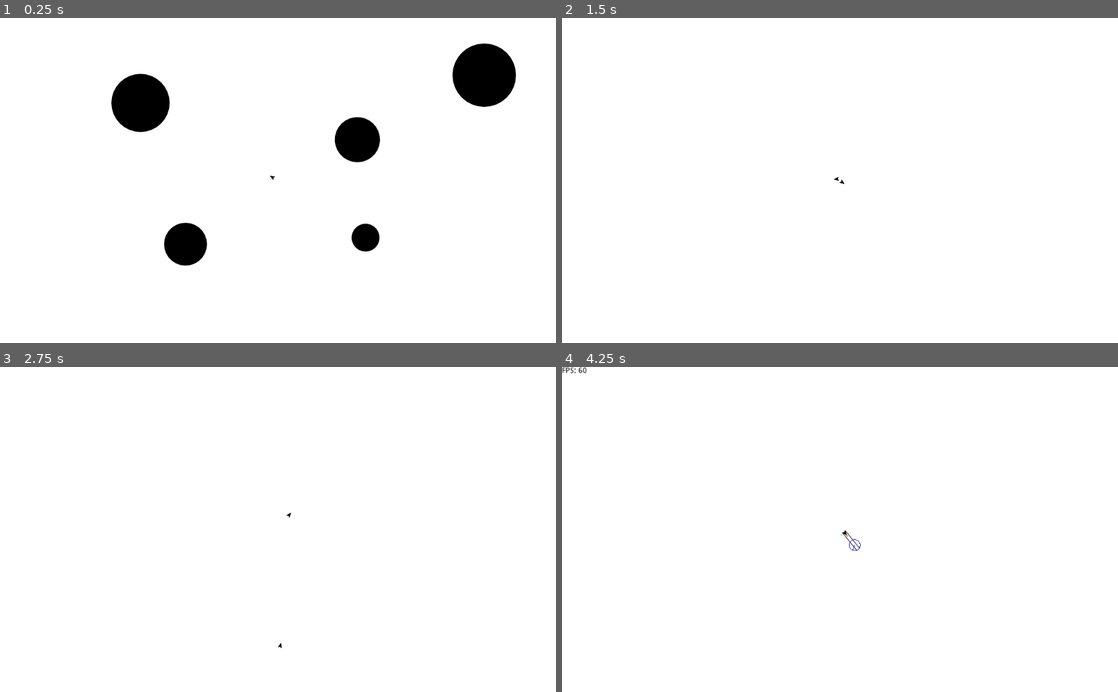
Above: before the commit, frames 1-4 (two rows, left to right).
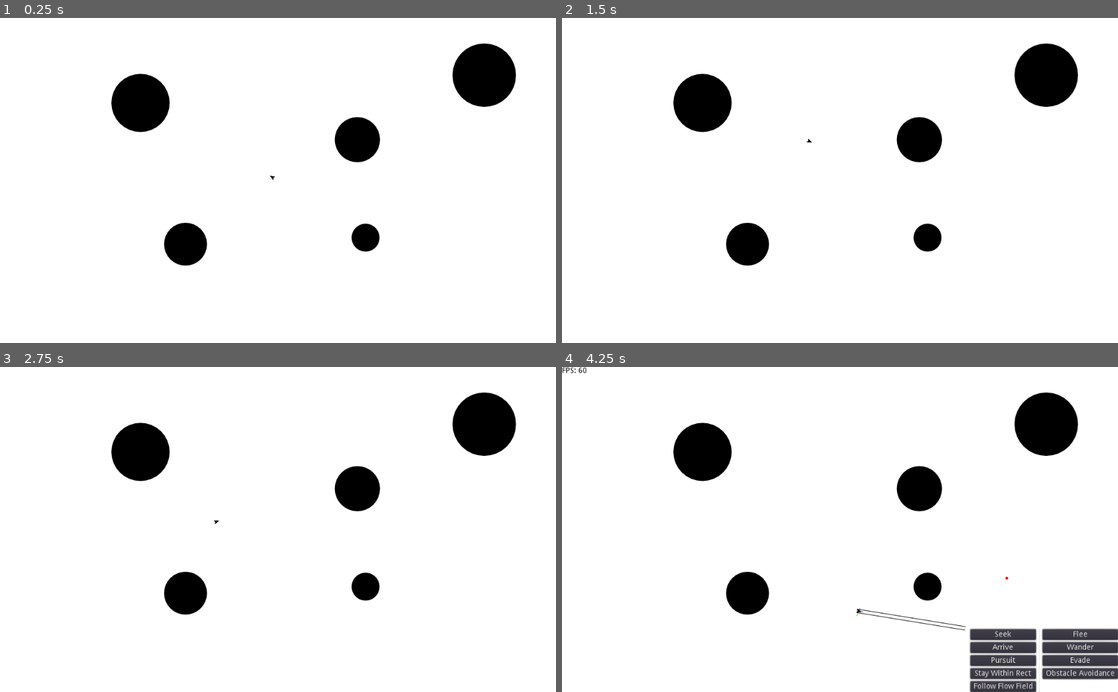
Above: after the commit, the same moments.

Repository: Whiskydog/steering-behaviors-godot
Game: Godot game, scene res://scenes/test_obstacle.tscn
The game is run twice, just before and just after one commit, with the same random seed, the same clock (stepped at 60 frames per second) and the same inputs.
Inputs (mouse positions are in pixels of both pictures, inside the frame that each line leads up to):
- Up to frame 1 (0.25 s): no input
- Up to frame 2 (1.5 s): tap Enter at 0.5 s; move the mouse to (962, 164) at 0.52 s; hold Right (right) 0.53-1.28 s; hold 5 (arrive) 0.53-1.28 s; tap 4 (evade) at 0.8, 1.35 s; move the mouse to (728, 196) at 1.27 s
- Up to frame 3 (2.75 s): tap 2 (flee) at 1.55 s; move the mouse to (333, 458) at 2.02 s; hold Right (right) from 2.03 s (still down); hold 2 (flee) from 2.03 s (still down); tap 3 (pursuit) at 2.3 s
- Up to frame 4 (4.25 s): tap Space at 2.75 s; move the mouse to (812, 594) at 2.77 s; release 2 (flee) at 2.78 s; tap 3 (pursuit) at 2.85 s; tap 1 (seek) at 3.05 s; tap Enter at 3.5 s; move the mouse to (1006, 578) at 3.52 s; release Right (right) at 3.53 s; hold 1 (seek) from 3.53 s (still down); tap 6 (wander) at 3.8 s; tap F5 (debug) at 4.15 s

The runs differ from the first frame. In frame 1, less than 0.1% of the frame differs, in the area x 30-69%, y 30-76%; in frame 2, 5.4%; in frame 3, 5.4%; in frame 4, 10%, in the area x 20-100%, y 7-100%.

Commit message:
Implement path following

Diff:
--- /dev/null
+++ b/scenes/debug_ui.tscn
@@ -0,0 +1,102 @@
+[gd_scene load_steps=2 format=2]
+
+[ext_resource path="res://scripts/debug_ui.gd" type="Script" id=1]
+
+[node name="DebugUI" type="Control"]
+anchor_right = 1.0
+anchor_bottom = 1.0
+script = ExtResource( 1 )
+__meta__ = {
+"_edit_use_anchors_": false
+}
+
+[node name="Label" type="Label" parent="."]
+custom_colors/font_color = Color( 0, 0, 0, 1 )
+text = "FPS: "
+__meta__ = {
+"_edit_use_anchors_": false
+}
+
+[node name="ButtonMenu" type="HBoxContainer" parent="."]
+anchor_left = 1.0
+anchor_top = 1.0
+anchor_right = 1.0
+anchor_bottom = 1.0
+margin_left = -272.0
+margin_top = -116.0
+alignment = 1
+__meta__ = {
+"_edit_use_anchors_": false
+}
+
+[node name="Column" type="VBoxContainer" parent="ButtonMenu"]
+margin_right = 121.0
+margin_bottom = 116.0
+__meta__ = {
+"_edit_use_anchors_": false
+}
+
+[node name="Seek" type="Button" parent="ButtonMenu/Column"]
+margin_right = 121.0
+margin_bottom = 20.0
+text = "Seek"
+
+[node name="Arrive" type="Button" parent="ButtonMenu/Column"]
+margin_top = 24.0
+margin_right = 121.0
+margin_bottom = 44.0
+text = "Arrive"
+
+[node name="Pursuit" type="Button" parent="ButtonMenu/Column"]
+margin_top = 48.0
+margin_right = 121.0
+margin_bottom = 68.0
+text = "Pursuit"
+
+[node name="StayWithinRect" type="Button" parent="ButtonMenu/Column"]
+margin_top = 72.0
+margin_right = 121.0
+margin_bottom = 92.0
+text = "Stay Within Rect"
+
+[node name="FollowFlowField" type="Button" parent="ButtonMenu/Column"]
+margin_top = 96.0
+margin_right = 121.0
+margin_bottom = 116.0
+text = "Follow Flow Field"
+
+[node name="VSeparator" type="VSeparator" parent="ButtonMenu"]
+margin_left = 125.0
+margin_right = 129.0
+margin_bottom = 116.0
+
+[node name="Column2" type="VBoxContainer" parent="ButtonMenu"]
+margin_left = 133.0
+margin_right = 272.0
+margin_bottom = 116.0
+__meta__ = {
+"_edit_use_anchors_": false
+}
+
+[node name="Flee" type="Button" parent="ButtonMenu/Column2"]
+margin_right = 139.0
+margin_bottom = 20.0
+text = "Flee"
+
+[node name="Wander" type="Button" parent="ButtonMenu/Column2"]
+margin_top = 24.0
+margin_right = 139.0
+margin_bottom = 44.0
+text = "Wander"
+
+[node name="Evade" type="Button" parent="ButtonMenu/Column2"]
+margin_top = 48.0
+margin_right = 139.0
+margin_bottom = 68.0
+text = "Evade"
+
+[node name="ObstacleAvoidance" type="Button" parent="ButtonMenu/Column2"]
+margin_top = 72.0
+margin_right = 139.0
+margin_bottom = 92.0
+text = "Obstacle Avoidance"
--- a/scenes/fps_counter.tscn
+++ /dev/null
@@ -1,12 +0,0 @@
-[gd_scene load_steps=2 format=2]
-
-[ext_resource path="res://scripts/fps_counter.gd" type="Script" id=1]
-
-[node name="FpsCounter" type="Control"]
-anchor_right = 1.0
-anchor_bottom = 1.0
-script = ExtResource( 1 )
-
-[node name="Label" type="Label" parent="."]
-custom_colors/font_color = Color( 0, 0, 0, 1 )
-text = "FPS: "
--- /dev/null
+++ b/scenes/path.tscn
@@ -0,0 +1,6 @@
+[gd_scene load_steps=2 format=2]
+
+[ext_resource path="res://scripts/path.gd" type="Script" id=1]
+
+[node name="Path" type="Node2D"]
+script = ExtResource( 1 )
--- a/scenes/test_obstacle.tscn
+++ b/scenes/test_obstacle.tscn
@@ -1,7 +1,7 @@
 [gd_scene load_steps=5 format=2]
 
-[ext_resource path="res://scenes/steerable.tscn" type="PackedScene" id=1]
-[ext_resource path="res://scenes/obstacle.tscn" type="PackedScene" id=2]
+[ext_resource path="res://scenes/obstacle.tscn" type="PackedScene" id=1]
+[ext_resource path="res://scenes/steerable.tscn" type="PackedScene" id=2]
 [ext_resource path="res://scripts/mouse_target.gd" type="Script" id=3]
 [ext_resource path="res://scripts/test_obstacle.gd" type="Script" id=4]
 
--- /dev/null
+++ b/scenes/test_path.tscn
@@ -0,0 +1,16 @@
+[gd_scene load_steps=4 format=2]
+
+[ext_resource path="res://scenes/path.tscn" type="PackedScene" id=1]
+[ext_resource path="res://scripts/test_path.gd" type="Script" id=2]
+[ext_resource path="res://scenes/steerable.tscn" type="PackedScene" id=3]
+
+[node name="TestPathFollowing" type="Node2D"]
+script = ExtResource( 2 )
+
+[node name="Path" parent="." instance=ExtResource( 1 )]
+
+[node name="Steerable" parent="." instance=ExtResource( 3 )]
+position = Vector2( -7.79199, 97.4 )
+
+[node name="Camera2D" type="Camera2D" parent="."]
+current = true
--- a/scripts/arrow.gd
+++ b/scripts/arrow.gd
@@ -2,26 +2,28 @@
 
 
 var length: float
+onready var global = $'/root/Global'
 
 
-func _init(pos, length, direction):
-    self.name = 'Arrow'
-    self.position = pos
-    self.length = length
-    self.rotation = direction.angle()
+func _init(pos, _length, direction):
+    name = 'Arrow'
+    position = pos
+    length = _length
+    rotation = direction.angle()
+
+
+func _ready():
+    global.connect('update_nodes', self, '_on_global_update_nodes')
 
 
 func _draw():
-    var end_point = Vector2.RIGHT * (length/2)
+    if global.debug:
+        var end_point = Vector2.RIGHT * (length/2)
 
-    #self.draw_circle(Vector2.ZERO, 1.0, Color.red)
-    self.draw_line(Vector2.LEFT * (length/2), end_point, Color.black, 1.0, true)
-
-    self.draw_line(end_point, end_point + polar2cartesian(2.5, deg2rad(135)), Color.black, 1.0, true)
-    self.draw_line(end_point, end_point + polar2cartesian(2.5, deg2rad(-135)), Color.black, 1.0, true)
+        draw_line(Vector2.LEFT * (length/2), end_point, Color.black, 1.0, true)
+        draw_line(end_point, end_point + polar2cartesian(2.5, deg2rad(135)), Color.black, 1.0, true)
+        draw_line(end_point, end_point + polar2cartesian(2.5, deg2rad(-135)), Color.black, 1.0, true)
 
 
-#func _input(event):
-#    if event.is_action('right') and event.pressed:
-#        self.rotation += deg2rad(10)
-#        self.update()
+func _on_global_update_nodes():
+    update()
--- /dev/null
+++ b/scripts/debug_ui.gd
@@ -0,0 +1,66 @@
+extends Control
+
+
+onready var label = $'Label'
+
+
+func _ready():
+	$ButtonMenu/Column/Seek.connect('pressed', self, '_on_seek_pressed')
+	$ButtonMenu/Column2/Flee.connect('pressed', self, '_on_flee_pressed')
+	$ButtonMenu/Column/Arrive.connect('pressed', self, '_on_arrive_pressed')
+	$ButtonMenu/Column2/Wander.connect('pressed', self, '_on_wander_pressed')
+	$ButtonMenu/Column/Pursuit.connect('pressed', self, '_on_pursuit_pressed')
+	$ButtonMenu/Column2/Evade.connect('pressed', self, '_on_evade_pressed')
+	$ButtonMenu/Column/StayWithinRect.connect('pressed', self, '_on_stay_within_rect_pressed')
+	$ButtonMenu/Column2/ObstacleAvoidance.connect('pressed', self, '_on_obstacle_avoidance_pressed')
+	$ButtonMenu/Column/FollowFlowField.connect('pressed', self, '_on_follow_flow_field_pressed')
+
+
+func setup(global):
+	self.hide()
+	global.connect('update_nodes', self, '_on_global_update_nodes')
+	self.rect_position = -global.get_viewport().size/2
+
+
+func _process(_delta):
+	label.text = 'FPS: ' + String(Engine.get_frames_per_second())
+
+
+func _on_global_update_nodes():
+	self.visible = !self.visible
+
+
+func _on_seek_pressed():
+	get_tree().change_scene('res://scenes/test_seek.tscn')
+
+
+func _on_flee_pressed():
+	get_tree().change_scene('res://scenes/test_flee.tscn')
+
+
+func _on_arrive_pressed():
+	get_tree().change_scene('res://scenes/test_arrival.tscn')
+
+
+func _on_wander_pressed():
+	get_tree().change_scene('res://scenes/test_wander.tscn')
+
+
+func _on_pursuit_pressed():
+	get_tree().change_scene('res://scenes/test_pursuit.tscn')
+
+
+func _on_evade_pressed():
+	get_tree().change_scene('res://scenes/test_evade.tscn')
+
+
+func _on_stay_within_rect_pressed():
+	get_tree().change_scene('res://scenes/test_stay.tscn')
+
+
+func _on_obstacle_avoidance_pressed():
+	get_tree().change_scene('res://scenes/test_obstacle.tscn')
+
+
+func _on_follow_flow_field_pressed():
+	get_tree().change_scene('res://scenes/test_noise.tscn')
--- a/scripts/fps_counter.gd
+++ /dev/null
@@ -1,18 +0,0 @@
-extends Control
-
-
-onready var label = $'Label'
-
-
-func setup(global):
-	self.hide()
-	global.connect('update_nodes', self, '_on_global_update_nodes')
-	self.rect_position = -global.get_viewport().size/2
-
-
-func _process(_delta):
-	label.text = 'FPS: ' + String(Engine.get_frames_per_second())
-
-
-func _on_global_update_nodes():
-	self.visible = !self.visible
--- a/scripts/global.gd
+++ b/scripts/global.gd
@@ -6,9 +6,9 @@
 func _ready():
     randomize()
     self.set_process(true)
-    var fps_counter = preload('res://scenes/fps_counter.tscn').instance()
-    fps_counter.setup(self)
-    self.add_child(fps_counter)
+    var debug_ui = preload('res://scenes/debug_ui.tscn').instance()
+    debug_ui.setup(self)
+    self.add_child(debug_ui)
 
 
 func _input(event):
@@ -18,18 +18,6 @@
     if event.is_action_pressed('debug'):
         debug = not debug
         emit_signal('update_nodes')
-    elif event.is_action_pressed('seek'):
-        get_tree().change_scene('res://scenes/test_seek.tscn')
-    elif event.is_action_pressed('flee'):
-        get_tree().change_scene('res://scenes/test_flee.tscn')
-    elif event.is_action_pressed('pursuit'):
-        get_tree().change_scene('res://scenes/test_pursuit.tscn')
-    elif event.is_action_pressed('evade'):
-        get_tree().change_scene('res://scenes/test_evade.tscn')
-    elif event.is_action_pressed('arrive'):
-        get_tree().change_scene('res://scenes/test_arrival.tscn')
-    elif event.is_action_pressed('wander'):
-        get_tree().change_scene('res://scenes/test_wander.tscn')
 
 
 func keep_inside_camera_bounds(node2d):
--- a/scripts/obstacle.gd
+++ b/scripts/obstacle.gd
@@ -17,23 +17,35 @@
 
 
 func _draw():
-	draw_smooth_circle(radius, Color.black)
+	draw_smooth_circle(Color.black)
 
 
-func draw_smooth_circle(_radius, color, max_error = .25):
-	if _radius <= 0.0:
-		return
+#func draw_smooth_circle(_radius, color, max_error = .25):
+#	if _radius <= 0.0:
+#		return
+#
+#	var max_points = 32
+#
+#	var num_points = ceil(PI / acos(1.0 - max_error / _radius))
+#	num_points = clamp(num_points, 3, max_points)
+#
+#	var points = PoolVector2Array([])
+#
+#	for i in num_points:
+#		var phi = i * PI*2 / num_points
+#		var v = Vector2(sin(phi), cos(phi))
+#		points.push_back(v * _radius)
+#
+#	draw_colored_polygon(points, color, PoolVector2Array(), null, null, true)
 
-	var max_points = 32
 
-	var num_points = ceil(PI / acos(1.0 - max_error / _radius))
-	num_points = clamp(num_points, 3, max_points)
+func draw_smooth_circle(color):
+	var nb_points = 32
+	var points_arc = PoolVector2Array()
 
-	var points = PoolVector2Array([])
+	for i in range(nb_points + 1):
+		#var angle_point = -PI*2 + i * (-PI*2 - PI*2) / nb_points - deg2rad(90)
+		var angle_point = i * PI*2 / nb_points - deg2rad(90)
+		points_arc.push_back(Vector2(cos(angle_point), sin(angle_point)) * radius)
 
-	for i in num_points:
-		var phi = i * PI*2 / num_points
-		var v = Vector2(sin(phi), cos(phi))
-		points.push_back(v * _radius)
-
-	draw_colored_polygon(points, color, PoolVector2Array(), null, null, true)
+	draw_colored_polygon(points_arc, color, PoolVector2Array(), null, null, true)
--- /dev/null
+++ b/scripts/path.gd
@@ -0,0 +1,38 @@
+extends Node2D
+
+
+var points = PoolVector2Array([])
+export(float) var radius = 10.0
+
+
+func _process(_delta):
+	update()
+
+
+func add_point(x, y):
+	points.append(Vector2(x, y))
+
+
+func get_normal_point(point, a, b):
+	var ap = point - a
+	var ab = b - a
+	return a + ap.project(ab)
+
+
+func get_target(point):
+	var target = null
+	var world_record = 1000000
+	for i in points.size():
+		var a = points[i]
+		var b = points[i+1]
+		var normal_point = get_normal_point(point, a, b)
+		if normal_point.x < a.x or normal_point.x > b.x:
+			normal_point = b
+
+		var distance = point.distance_to(normal_point)
+
+		if distance < world_record:
+			world_record = distance
+			target = normal_point
+
+	return target
--- a/scripts/steer_engine.gd
+++ b/scripts/steer_engine.gd
@@ -124,3 +124,11 @@
         return force
 
     return Vector2.ZERO
+
+
+func follow_path(boid: KinematicBody2D, path) -> Vector2:
+    var predict_pos = boid.velocity.normalized() * 25 + boid.position
+    var normal_point = path.get_normal_point(predict_pos, path.points[0], path.points[path.points.size()-1])
+    if predict_pos.distance_to(normal_point) > path.radius:
+        return seek_pos(boid, normal_point + (path.points[path.points.size()-1] - path.points[0]).normalized() * 25)
+    return Vector2.ZERO
--- a/scripts/steerable.gd
+++ b/scripts/steerable.gd
@@ -15,7 +15,6 @@
 export(float) var slowing_distance = 100.0
 export(float) var max_speed: float = 260.0
 export(float) var max_force: float = 6.0
-var see_ahead = 150.0
 var wander_circle: Node2D
 var color = Color.black
 
--- /dev/null
+++ b/scripts/test_path.gd
@@ -0,0 +1,7 @@
+extends Node2D
+
+
+func _ready():
+	$Path.add_point(0, 0)
+	$Path.add_point(200, -200)
+	$Steerable.add_behavior($Path, 'follow_path')
--- a/scripts/wander_circle.gd
+++ b/scripts/wander_circle.gd
@@ -27,7 +27,7 @@
 
 
 func draw_circle_no_fill(center, _radius, color):
-	var nb_points = 64
+	var nb_points = 32
 	var points_arc = PoolVector2Array()
 
 	for i in range(nb_points + 1):
Not shown: 1 places in scenes/test_obstacle.tscn that only renumber resources
